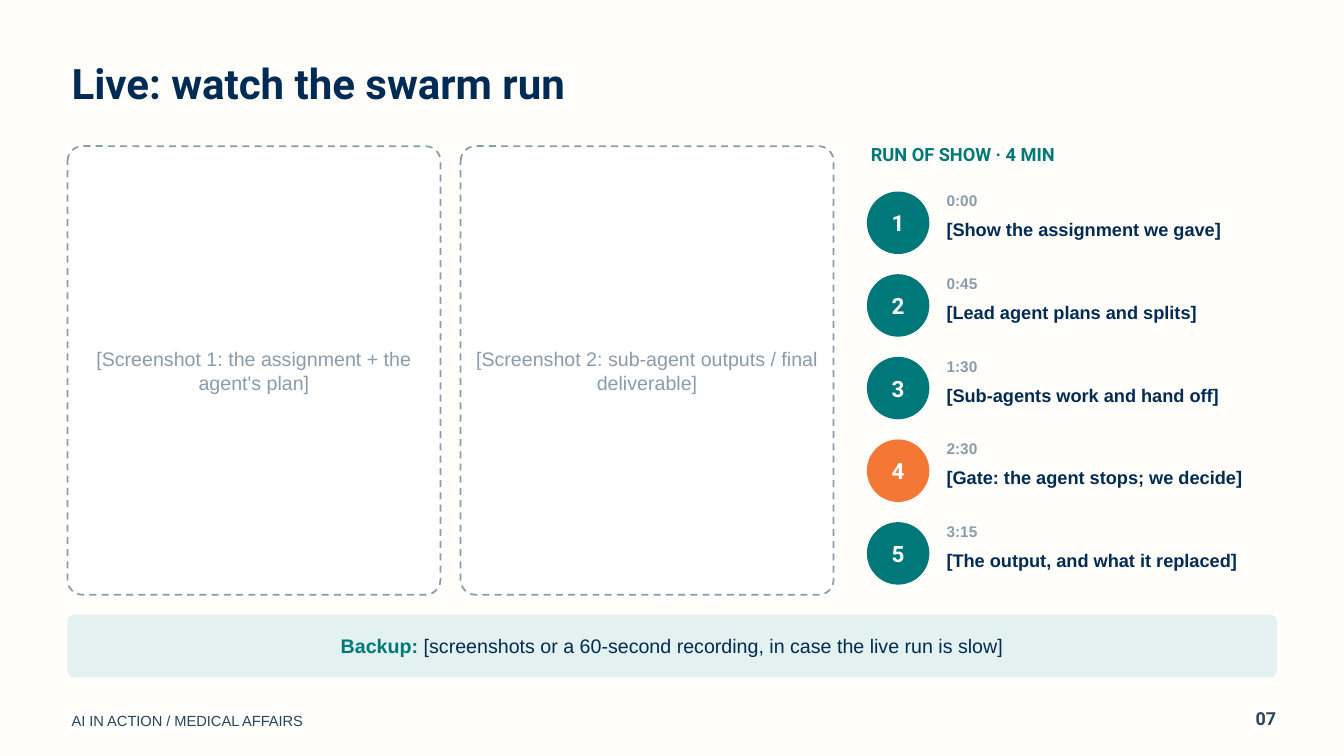
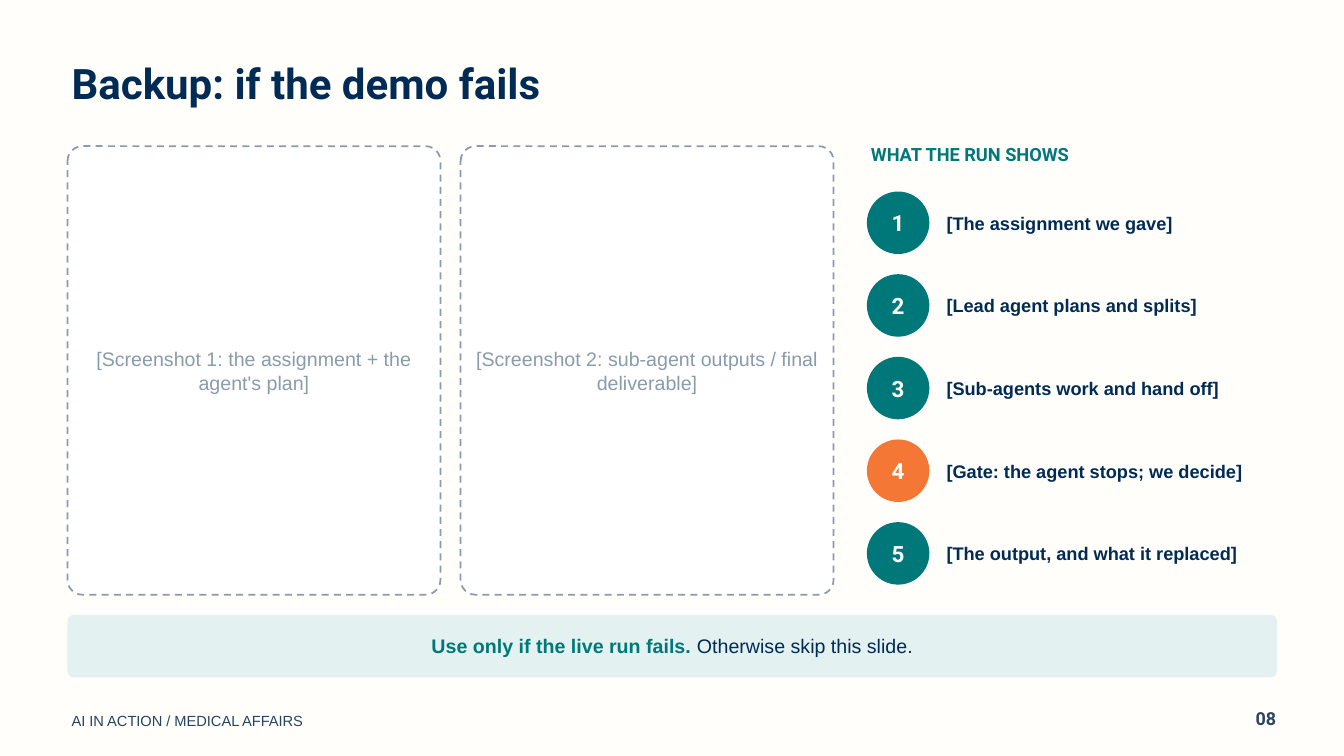
Before and after one commit to Open-Medical-Affairs/AI-in-Action-Website, a slide deck: slide 8 of hackathon/files/template/AI-in-Action-Final-Presentation-Template.pptx (slide 7 before the commit). Drawn at 1344x756 pixels with LibreOffice and Linux fonts; fonts in the diff are those of the drawing. Boxes give left, top, right and bottom in pixels: in the first picture for what was removed or moved away, otherwise in the second. Text is boxed around its words. In the diff, an @@ line names an element or a change of style, - is before the commit and + after.

Commit message:
Hackathon: publish revised final-presentation template (live demo slide 7), how-to-use-template panel with copyable prompt, updated guides and agent instructions; mdlite handles indented code fences

```diff
--- a/hackathon/files/template/AI-in-Action-Final-Presentation-Template.pptx
+++ b/hackathon/files/template/AI-in-Action-Final-Presentation-Template.pptx
@@ text at box(72, 67, 540, 108): text changed @@
-Live: watch the swarm run
+Backup: if the demo fails
@@ text at box(871, 148, 1069, 161): text changed @@
-RUN OF SHOW · 4 MIN
+WHAT THE RUN SHOWS
@@ vertical alignment top to middle in 5 elements at box(947, 546, 1237, 564), box(947, 298, 1196, 316), box(947, 381, 1219, 399), box(947, 464, 1242, 482), box(947, 216, 1172, 234) @@
@@ text removed at box(947, 195, 978, 206) @@
-0:00
@@ text at box(947, 216, 1172, 234): text changed @@
-[Show the assignment we gave]
+[The assignment we gave]
@@ text "[Lead agent plans and splits]": place and size @@
-text "[Lead agent plans and splits]" at box(947, 305, 1196, 323)
+text "[Lead agent plans and splits]" at box(947, 298, 1196, 316)
@@ text removed at box(947, 278, 978, 289) @@
-0:45
@@ text "[Sub-agents work and hand off]": place and size @@
-text "[Sub-agents work and hand off]" at box(947, 388, 1219, 406)
+text "[Sub-agents work and hand off]" at box(947, 381, 1219, 399)
@@ text removed at box(947, 361, 978, 372) @@
-1:30
@@ text removed at box(947, 443, 978, 454) @@
-2:30
@@ text "[The output, and what it ...": place and size @@
-text "[The output, and what it ..." at box(947, 553, 1237, 571)
+text "[The output, and what it ..." at box(947, 546, 1237, 564)
@@ text removed at box(947, 526, 978, 537) @@
-3:15
@@ text in rounded rectangle at box(431, 638, 913, 657): text changed; text colour #002B55 to #007879; bold on @@
-Backup: [screenshots or a 60-second recording, in case the live run is slow]
+Use only if the live run fails. Otherwise skip this slide.
@@ text at box(1256, 712, 1276, 725): text changed @@
-07
+08
```
Also in this commit, not shown: 6 other slides changed, 1 slide added, 32 other files.
